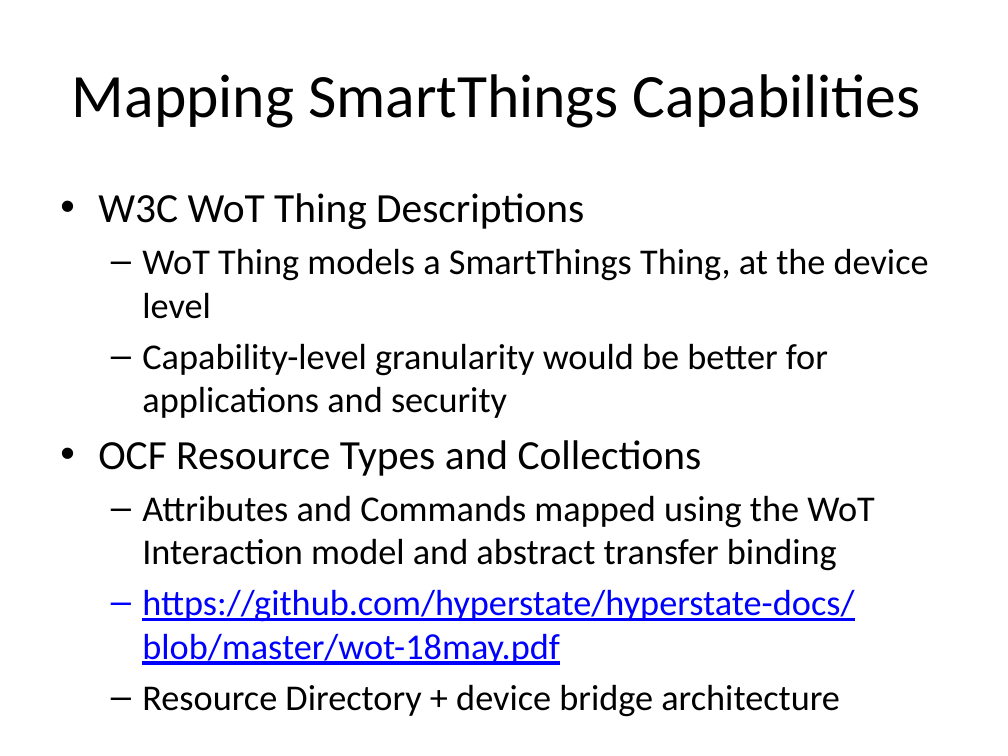
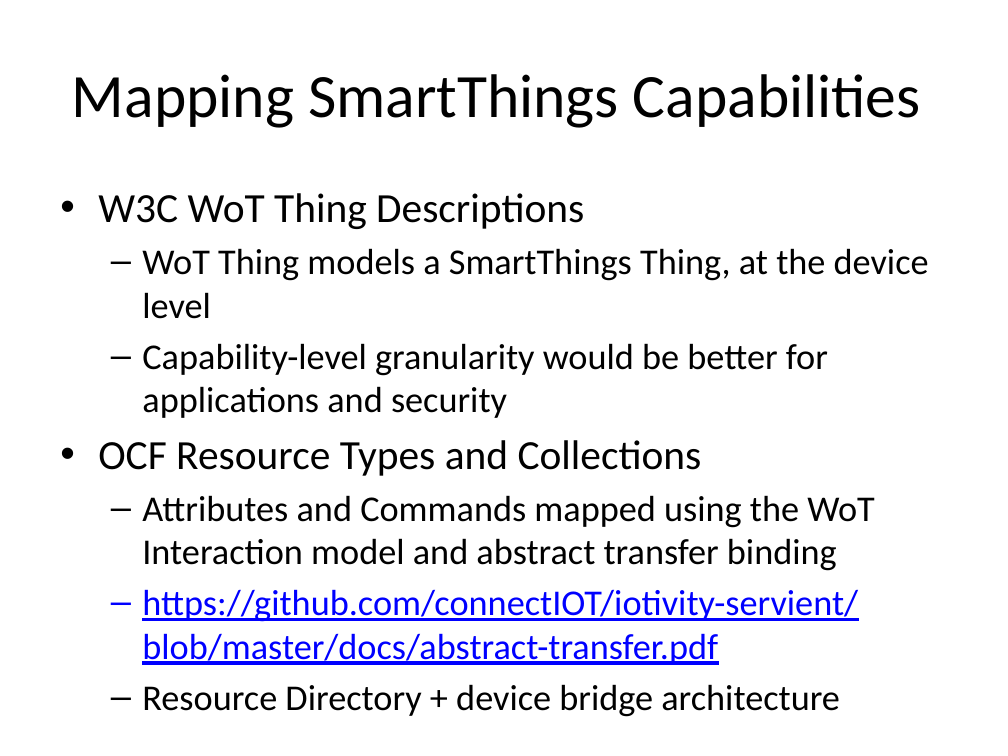
Before and after one commit to connectIOT/iotivity-servient, a slide deck: slide 5 of docs/st-servient.pptx. Drawn at 1008x756 pixels with LibreOffice and Linux fonts; fonts in the diff are those of the drawing. Boxes give left, top, right and bottom in pixels: in the first picture for what was removed or moved away, otherwise in the second. Text is boxed around its words. In the diff, an @@ line names an element or a change of style, - is before the commit and + after.

Commit message:
test install target instructions
test install base code (iotivity, iotivity-node, iot-rest-api, on
Digital Ocean droplet, test end to end

```diff
--- a/docs/st-servient.pptx
+++ b/docs/st-servient.pptx
@@ text at bbox=[142, 589, 858, 665]: text changed @@
-  – https://github.com/hyperstate/hyperstate-docs/blob/master/wot-18may.pdf
+  – https://github.com/connectIOT/iotivity-servient/blob/master/docs/abstract-transfer.pdf
```
Also in this commit, not shown: 2 other slides changed, 2 slides added, 3 other files.
